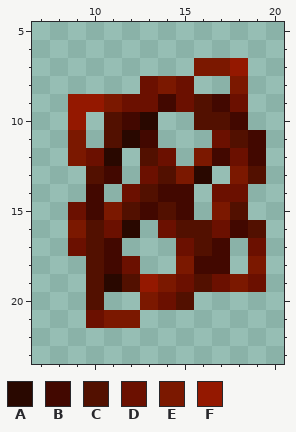
Pixel-art sprite: markers/badge.png. Above is the file before it was changed.
The file is 30x30 pixels. Shown: x 7..20, y 5..23.
Palette (. is transparent): A #290800  B #420800  C #521000  D #6b1000  E #7b1800  F #941800
Pixels before, first column x 9:
 7 .......EEF.
 8 ....DED..E.
 9 FFEDDBDCBD.
10 F.CBA..CCB.
11 E.CAB...DCB
12 EDA.CD.EBDB
13 .CB.DCEA.EC
14 .B.DCBB.DD.
15 DBECBCB.EC.
16 ECDA.DCCDBC
17 DCB...DCB.D
18 .CBD..EBB.E
19 .CACFEDCDED
20 .C..EDC....
21 .DEE.......
The result:
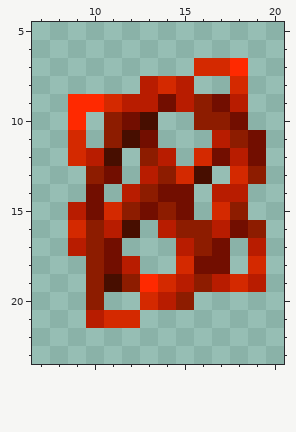
The exact change:
colour A: #290800 -> #470e00
colour B: #420800 -> #720e00
colour C: #521000 -> #8d1c00
colour D: #6b1000 -> #b81c00
colour E: #7b1800 -> #d42900
colour F: #941800 -> #ff2900
